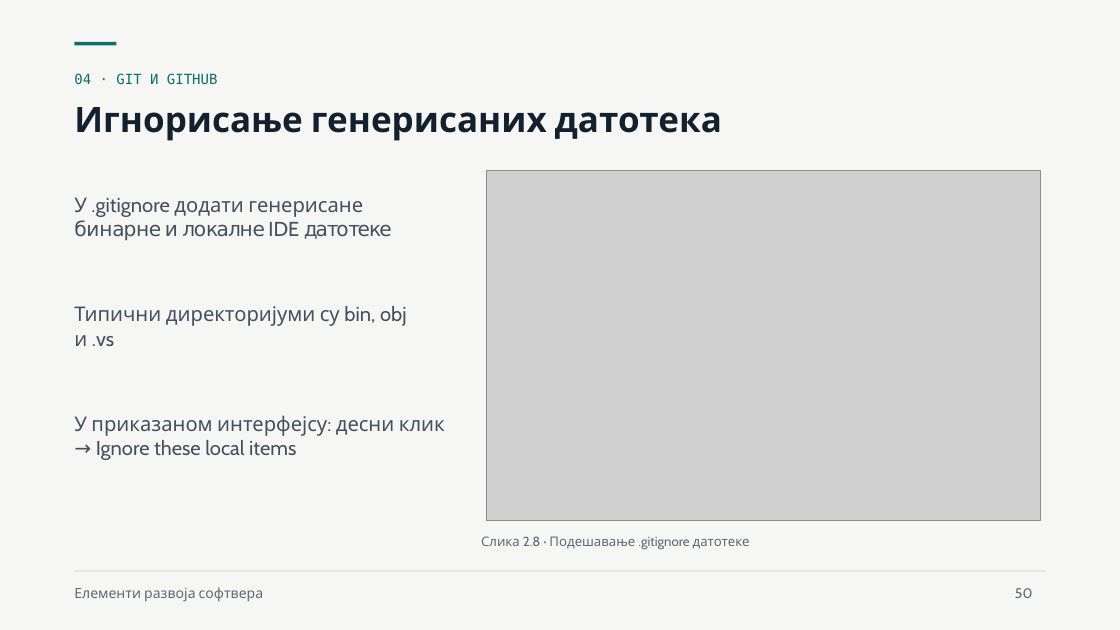
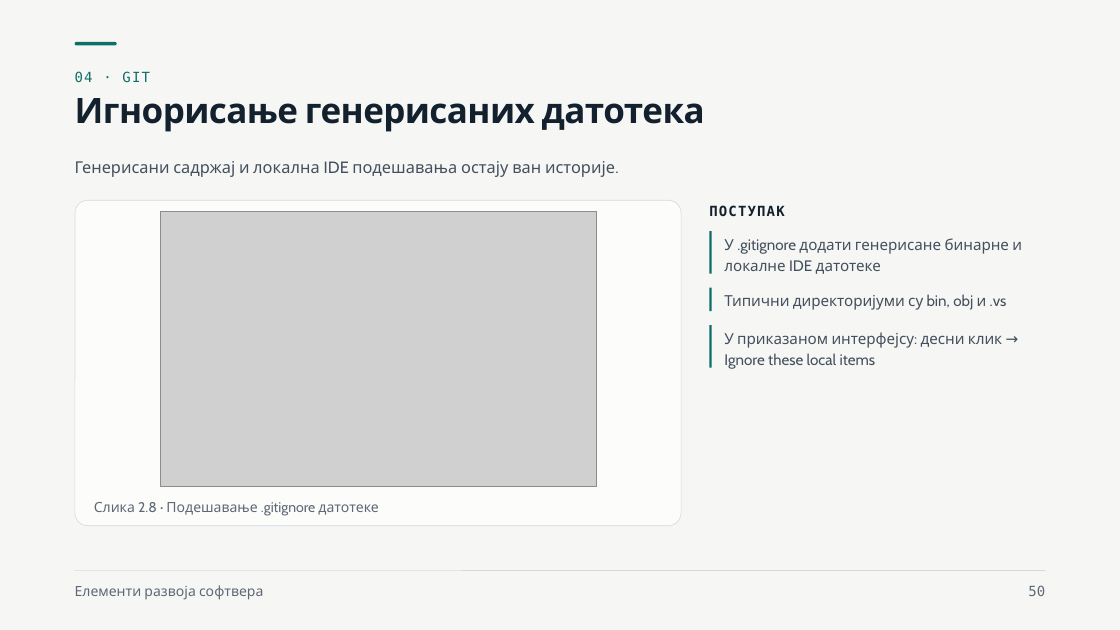
Before and after one commit to owlCoder/ftn-nastavni-materijali, a slide deck: slide 50 of Elementi razvoja softvera (ERS)/Nastavni materijali/01 Zahtevi, backlog i Git/Zahtevi, backlog i Git.pptx. Drawn at 1120x630 pixels with LibreOffice and Linux fonts; fonts in the diff are those of the drawing; grey boxes stand for pictures. Boxes give left, top, right and bottom in pixels: in the first picture for what was removed or moved away, otherwise in the second. Text is boxed around its words. In the diff, an @@ line names an element or a change of style, - is before the commit and + after.

```diff
--- a/Elementi razvoja softvera (ERS)/Nastavni materijali/01 Zahtevi, backlog i Git/Zahtevi, backlog i Git.pptx
+++ b/Elementi razvoja softvera (ERS)/Nastavni materijali/01 Zahtevi, backlog i Git/Zahtevi, backlog i Git.pptx
@@ text at [75, 71, 150, 83]: text changed @@
-04 · GIT И GITHUB
+04 · GIT
@@ title "Игнорисање генерисаних датотека" at [75, 98, 705, 132]: letter spacing 0 to -0.5 pt; line spacing 1 to 33pt @@
@@ text added at [75, 161, 615, 177], 14 pt, text #44505D @@
+Генерисани садржај и локална IDE подешавања остају ван историје.
@@ rounded rectangle added at [75, 200, 681, 526], fill #FCFCFB, outline #D3DAE1 0.5 pt @@
@@ text added at [709, 205, 784, 217], 12 pt, text #13202D, bold @@
+ПОСТУПАК
@@ picture: place and size @@
-picture at [486, 171, 1040, 521]
+picture at [160, 212, 597, 487]
@@ line added from (711, 231) to (711, 274), #0E6E68 2 pt @@
@@ text "У .gitignore додати генерисане бинарне ...": place and size @@
-text "У .gitignore додати генерисане бинарне ..." at [74, 197, 392, 240]
+text "У .gitignore додати генерисане бинарне ..." at [724, 238, 1022, 274]
@@ line added from (711, 287) to (711, 312), #0E6E68 2 pt @@
@@ text "Типични директоријуми су bin, obj ...": place and size @@
-text "Типични директоријуми су bin, obj ..." at [74, 306, 407, 346]
+text "Типични директоријуми су bin, obj ..." at [724, 294, 1007, 310]
@@ line added from (711, 325) to (711, 368), #0E6E68 2 pt @@
@@ size 17.2 to 13 pt; line spacing 1 to 18.2pt in 3 elements at [724, 238, 1022, 274], [724, 294, 1007, 310], [724, 332, 1002, 369] @@
@@ text "У приказаном интерфејсу: десни клик ...": place and size @@
-text "У приказаном интерфејсу: десни клик ..." at [74, 415, 445, 460]
+text "У приказаном интерфејсу: десни клик ..." at [724, 332, 1002, 369]
@@ text "Слика 2.8 · Подешавање .gitignore ...": place and size @@
-text "Слика 2.8 · Подешавање .gitignore ..." at [481, 536, 750, 549]
+text "Слика 2.8 · Подешавање .gitignore ..." at [94, 502, 378, 516]
@@ text "Слика 2.8 · Подешавање .gitignore ..." at [94, 502, 378, 516]: size 11.2 to 12 pt; line spacing 1 to 16.8pt @@
@@ text "Елементи развоја софтвера" at [75, 585, 263, 600]: line spacing 1 to 16.8pt @@
@@ text "50": place and size @@
-text "50" at [1015, 588, 1033, 598]
+text "50" at [1028, 585, 1045, 596]
@@ text "50" at [1028, 585, 1045, 596]: font Cabin to DejaVu Sans Mono; alignment left to right; line spacing 1 to 16.8pt @@
```
Also in this commit, not shown: 29 other slides changed, 1 slide removed, 1 other file.
